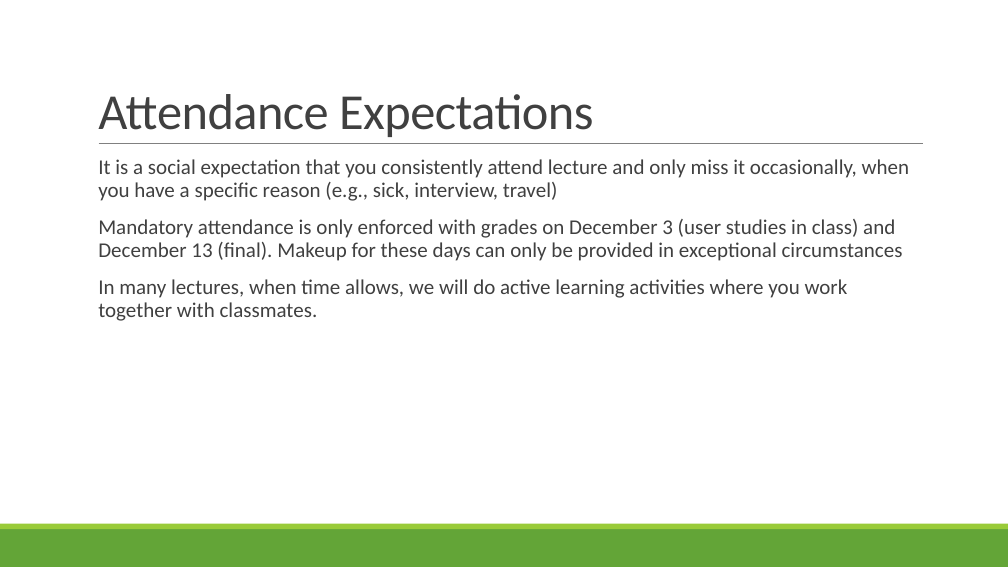
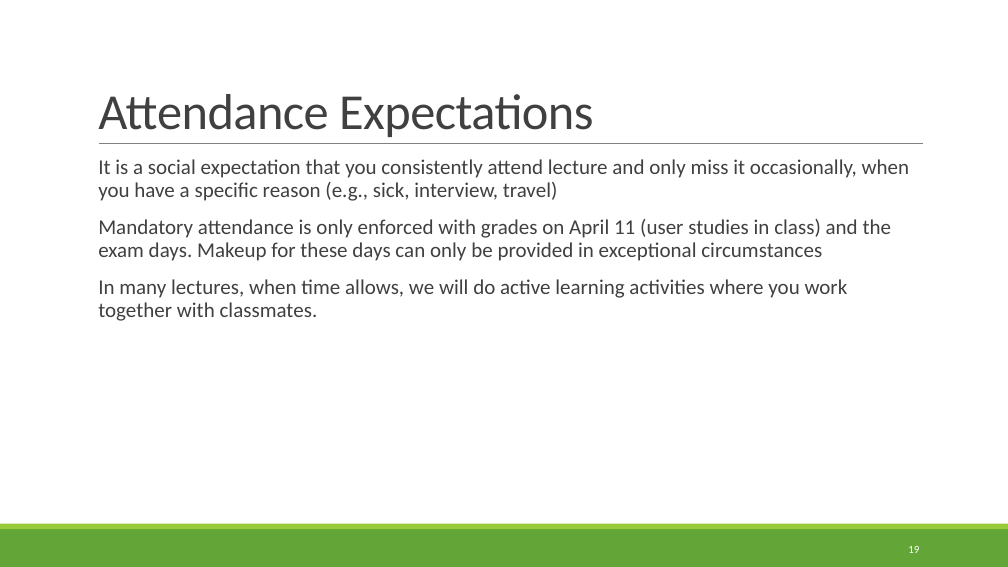
Before and after one commit to rbohrer/pl-course, a slide deck: slide 19 of LectureSlides/01Intro.pptx (slide 21 before the commit). Drawn at 1008x567 pixels with LibreOffice and Linux fonts; fonts in the diff are those of the drawing. Boxes give left, top, right and bottom in pixels: in the first picture for what was removed or moved away, otherwise in the second. Text is boxed around its words. In the diff, an @@ line names an element or a change of style, - is before the commit and + after.

```diff
--- a/LectureSlides/01Intro.pptx
+++ b/LectureSlides/01Intro.pptx
@@ text at [98,219,892,261]: text changed @@
-  Mandatory attendance is only enforced with grades on December 3 (user studies in class) and December 13 (final). Makeup for these days can only be provided in exceptional circumstances
+  Mandatory attendance is only enforced with grades on April 11 (user studies in class) and the exam days. Makeup for these days can only be provided in exceptional circumstances
@@ page number added at [908,546,919,553], 10.5 pt, text #FFFFFF @@
+19
```
Also in this commit, not shown: 36 other slides changed, 3 slides removed, 15 other files.
